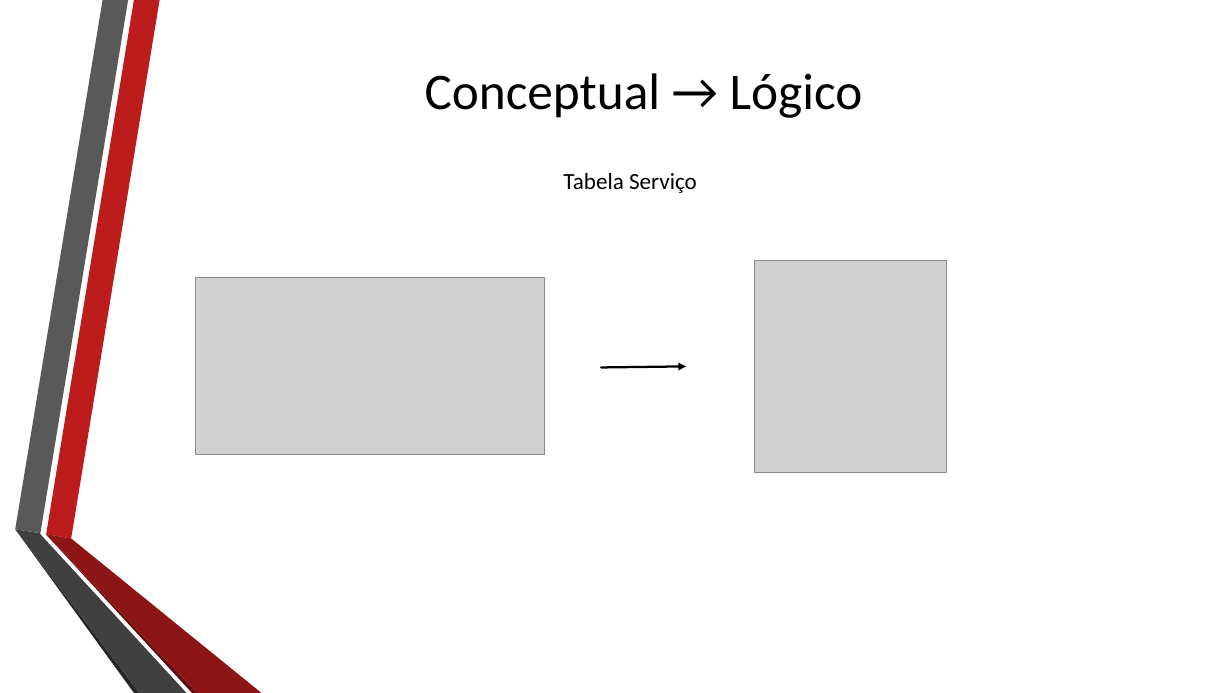
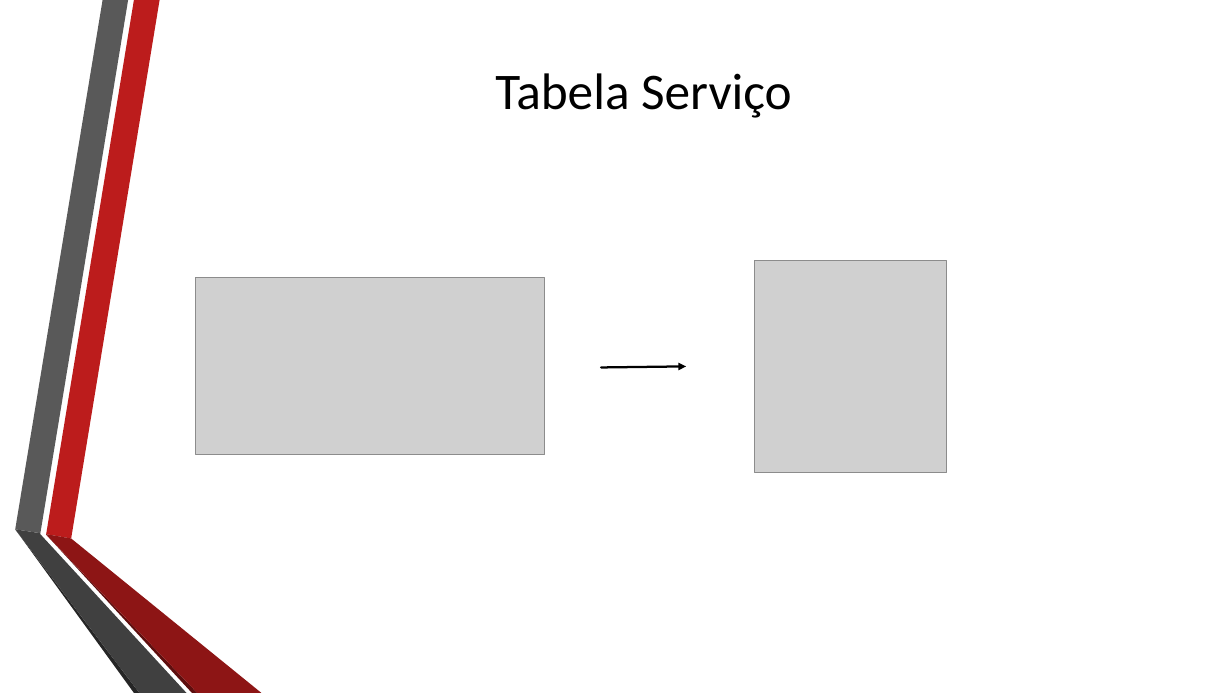
Before and after one commit to tdaa/Database-Project, a slide deck: slide 12 of Apresentação/Oficina.pptx. Drawn at 1232x693 pixels with LibreOffice and Linux fonts; fonts in the diff are those of the drawing; grey boxes stand for pictures; background and template pictures are left out. Boxes give left, top, right and bottom in pixels: in the first picture for what was removed or moved away, otherwise in the second. Text is boxed around its words. In the diff, an @@ line names an element or a change of style, - is before the commit and + after.

```diff
--- a/Apresentação/Oficina.pptx
+++ b/Apresentação/Oficina.pptx
@@ title at (495,73,792,118): text changed @@
-Conceptual → Lógico
+Tabela Serviço
@@ text removed at (563,173,697,193) @@
-Tabela Serviço
```
Also in this commit, not shown: 4 other slides changed, 1 slide added, 2 slides removed, 1 other file.
